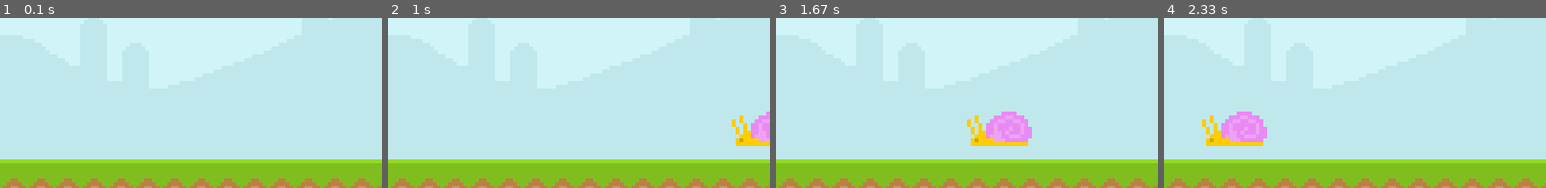
Above: before the commit, frames 1-4 (left to right).
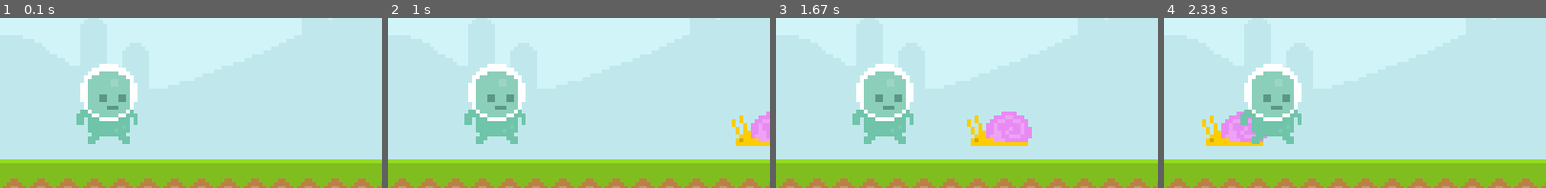
Above: after the commit, the same moments.

Repository: kevimconnelly/Pygame-Runner
Game: pygame game, started from main.py
Same seed, same stepped clock (60 frames per second), same inputs: the game is played once before the commit and once after it.
Inputs:
- Up to frame 1 (0.1 s): no input
- Up to frame 2 (1 s): no input
- Up to frame 3 (1.67 s): no input
- Up to frame 4 (2.33 s): no input
The pictures show only the part of the screen within x 0-50%, y 30-80%; the shares and areas given below are measured in that part.

The runs differ from the first frame. In frame 1, 5.6% of the frame differs, in the area x 20-36%, y 26-75%; in frame 2, 5.6%; in frame 3, 5.6%; in frame 4, 5.6%.

Commit message:
add player surface

Diff:
--- a/main.py
+++ b/main.py
@@ -14,6 +14,9 @@
 snail_surface = pygame.image.load('graphics/snail/snail1.png').convert_alpha()
 snail_x_pos = 600
 
+player_surf = pygame.image.load(
+    'graphics/player/player_walk_1.png').convert_alpha()
+
 while True:
     for event in pygame.event.get():
         if event.type == pygame.QUIT:
@@ -27,6 +30,7 @@
     if snail_x_pos < -100:
         snail_x_pos = 800
     screen.blit(snail_surface, (snail_x_pos, 250))
+    screen.blit(player_surf, (80, 200))
 
     pygame.display.update()
     clock.tick(60)
